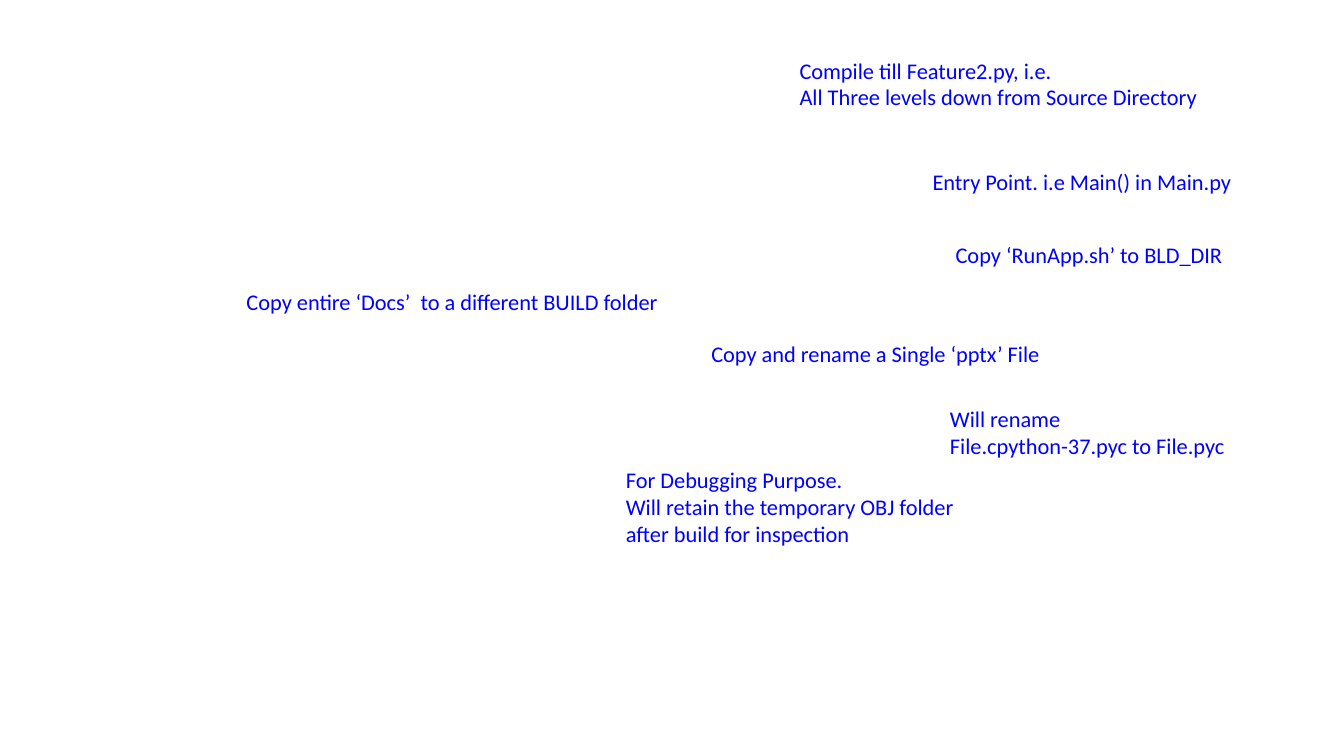
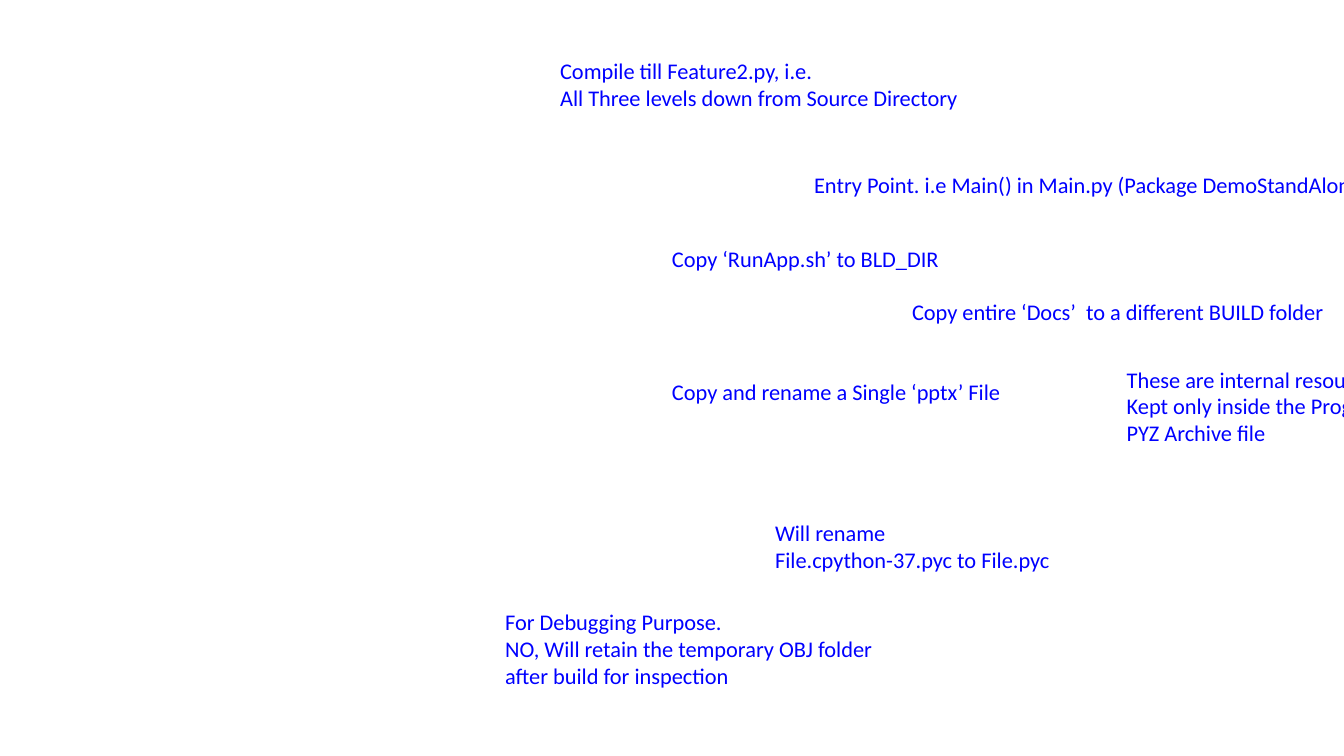
Before and after one commit to avarghesein/PyCompilePackage, a slide deck: slide 6 of Docs/Diagroms.pptx. Drawn at 1344x756 pixels with LibreOffice and Linux fonts; fonts in the diff are those of the drawing; background and template pictures are left out. Boxes give left, top, right and bottom in pixels: in the first picture for what was removed or moved away, otherwise in the second. Text is boxed around its words. In the diff, an @@ line names an element or a change of style, - is before the commit and + after.

Commit message:
Added support for both Internal and External Resources

```diff
--- a/Docs/Diagroms.pptx
+++ b/Docs/Diagroms.pptx
@@ text "Compile till Feature2.py, i.e.": place and size @@
-text "Compile till Feature2.py, i.e." at (800, 63, 1197, 109)
+text "Compile till Feature2.py, i.e." at (560, 63, 957, 110)
@@ text at (814, 177, 1198, 197): text changed @@
-Entry Point. i.e Main() in Main.py
+Entry Point. i.e Main() in Main.py (Package DemoStandAloneApp)
@@ text "Copy ‘RunApp.sh’ to BLD_DIR": place and size @@
-text "Copy ‘RunApp.sh’ to BLD_DIR" at (956, 247, 1222, 267)
+text "Copy ‘RunApp.sh’ to BLD_DIR" at (672, 251, 939, 271)
@@ text "Copy entire ‘Docs’ to a ...": place and size @@
-text "Copy entire ‘Docs’ to a ..." at (246, 294, 658, 314)
+text "Copy entire ‘Docs’ to a ..." at (912, 304, 1323, 324)
@@ text "Copy and rename a Single ...": place and size @@
-text "Copy and rename a Single ..." at (711, 346, 1040, 366)
+text "Copy and rename a Single ..." at (672, 384, 1000, 404)
@@ text added at (1127, 372, 1306, 441), 16 pt, text #0000FF @@
+These are internal resources
+Kept only inside the Program
+PYZ Archive file
@@ text "Will rename": place and size @@
-text "Will rename" at (950, 411, 1224, 458)
+text "Will rename" at (775, 525, 1049, 572)
@@ text "For Debugging Purpose.": place and size @@
-text "For Debugging Purpose." at (626, 472, 953, 546)
+text "For Debugging Purpose." at (505, 614, 872, 688)
@@ text at (505, 641, 872, 661): text changed @@
-Will retain the temporary OBJ folder
+NO, Will retain the temporary OBJ folder
```
Also in this commit, not shown: 1 slide added, 1 slide removed, 5 other files.
